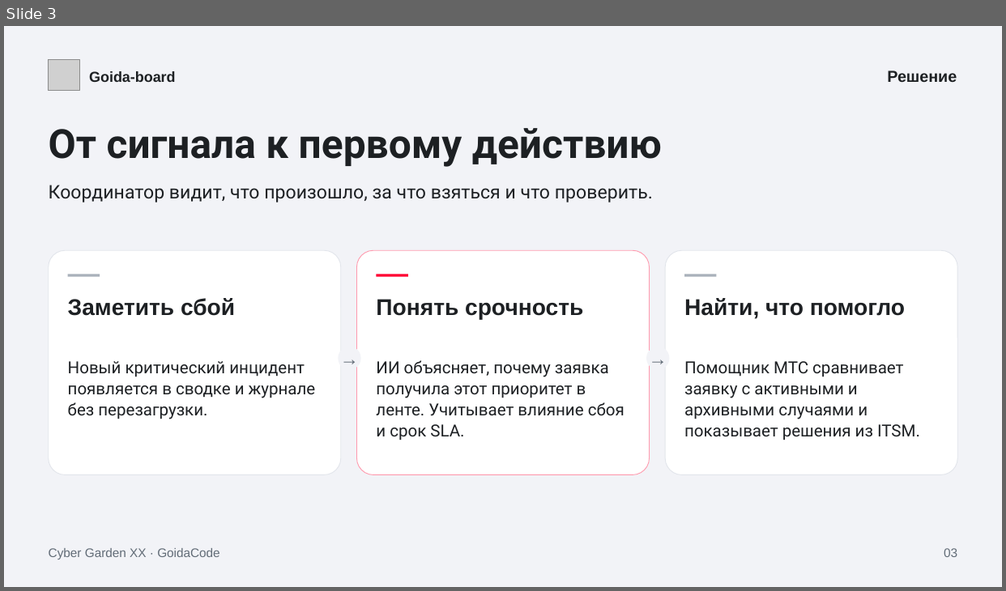
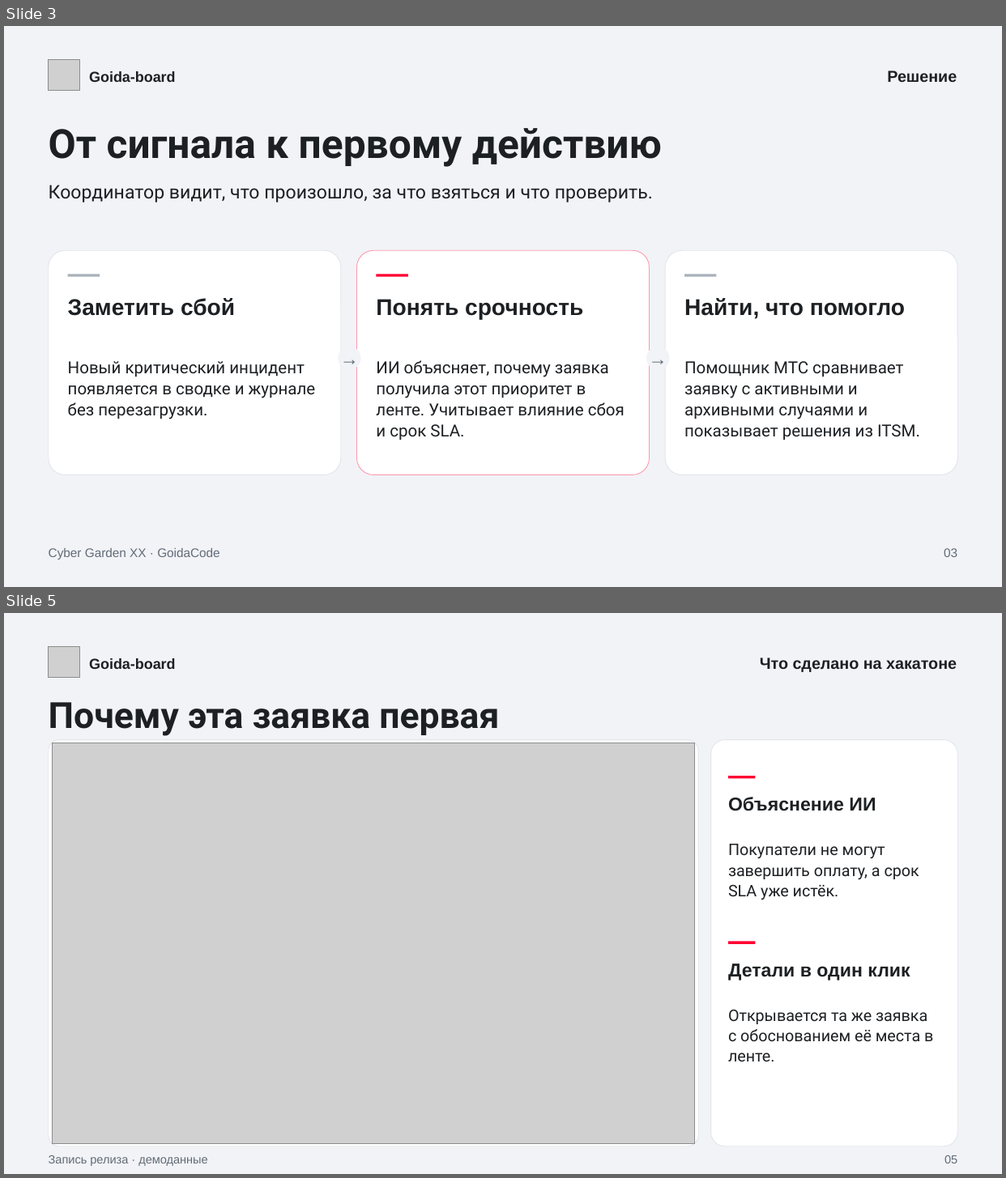
Before and after one commit to LIGI464/MTS, a slide deck: docs/hackathon/goida-board.pptx. Shown one above the other, each under a label of ours: slide 3 before the commit, slides 3 and 5 after it; the slides between them are not shown. The pictures are 1006x591 and 1006x1178 pixels, drawn with LibreOffice and Linux fonts; fonts in the diff are those of the drawing; grey boxes stand for pictures. Boxes give left, top, right and bottom in pixels: in the first picture for what was removed or moved away, otherwise in the second. Text is boxed around its words. In the diff, an @@ line names an element or a change of style, - is before the commit and + after.

Commit message:
docs: present Goida-board features on separate slides

```diff
--- a/docs/hackathon/goida-board.pptx
+++ b/docs/hackathon/goida-board.pptx
@@ slide 5 added at (4,613,1002,1174), background #F2F3F7 @@
@@ picture added at (49,646,80,678) @@
@@ text added at (89,658,176,669), 15.8 pt, text #1D2023, bold @@
+Goida-board
@@ text added at (760,658,957,672), 17.2 pt, text #1D2023, bold @@
+Что сделано на хакатоне
@@ text added at (49,702,499,736), 39 pt, text #1D2023, bold @@
+Почему эта заявка первая
@@ rounded rectangle added at (49,740,698,1147), fill #FFFFFF, outline #E2E5EB 0.8 pt @@
@@ picture added at (53,743,695,1144) @@
@@ rounded rectangle added at (710,740,957,1147), fill #FFFFFF, outline #E2E5EB 0.8 pt @@
@@ rectangle added at (728,776,756,779), fill #FF0032 @@
@@ text added at (728,797,876,811), 20.2 pt, text #1D2023, bold @@
+Объяснение ИИ
@@ text added at (728,844,919,900), 17.2 pt, text #1D2023 @@
+Покупатели не могут завершить оплату, а срок SLA уже истёк.
@@ rectangle added at (728,942,756,944), fill #FF0032 @@
@@ text added at (728,964,910,981), 20.2 pt, text #1D2023, bold @@
+Детали в один клик
@@ text added at (728,1009,933,1062), 17.2 pt, text #1D2023 @@
+Открывается та же заявка с обоснованием её места в ленте.
@@ text added at (49,1156,207,1166), 12.8 pt, text #626C77 @@
+Запись релиза · демоданные
@@ text added at (944,1156,957,1164), 12.8 pt, text #626C77 @@
+05
```
Also in this commit, not shown: 2 slides changed, 3 other slides added, 1 slide removed.
